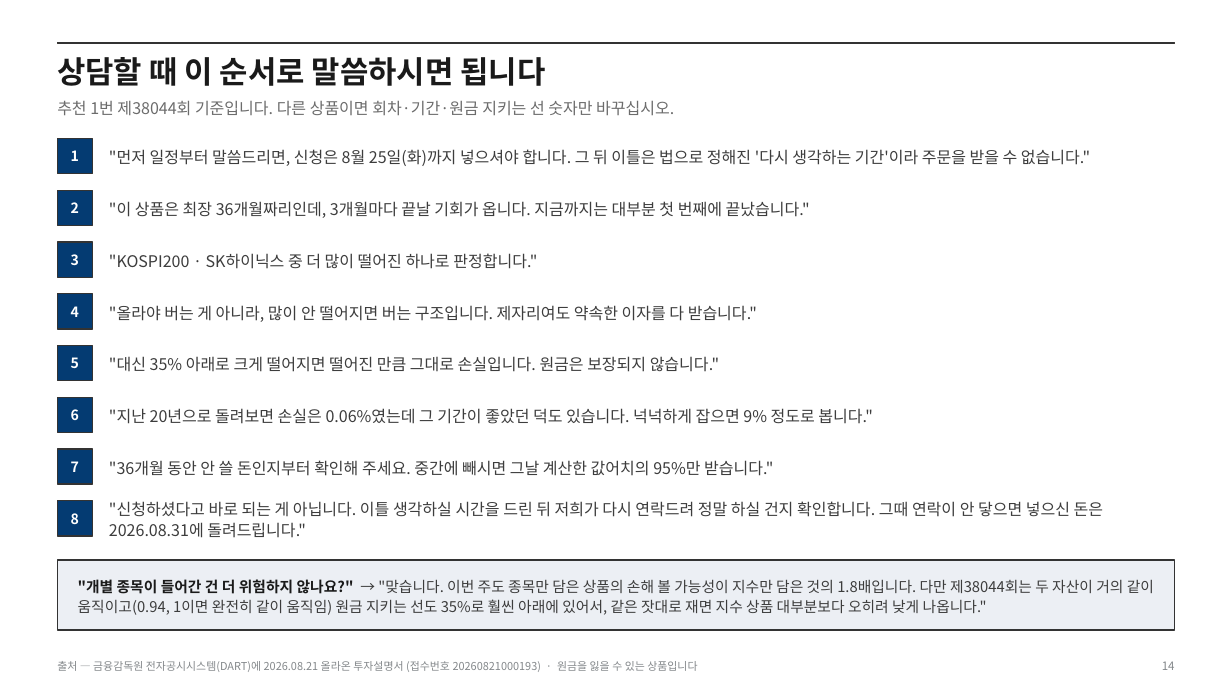
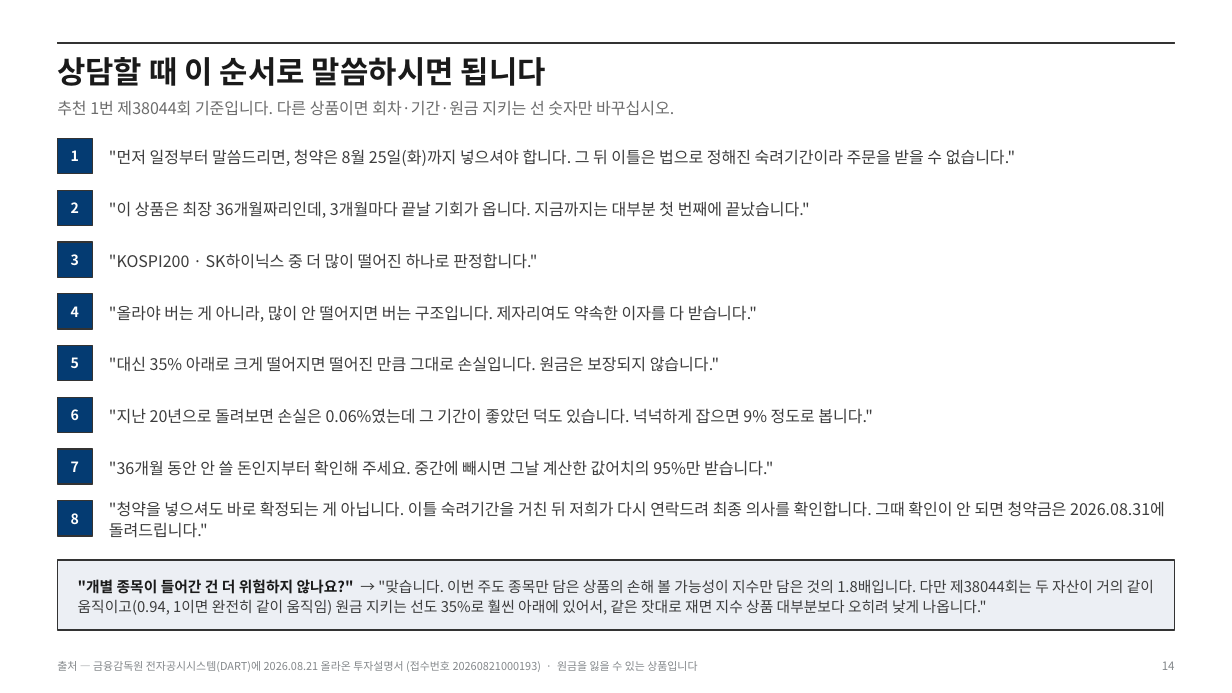
Before and after one commit to hanaroline/work_1, a slide deck: slide 14 of els-proposal.pptx. Drawn at 1232x693 pixels with LibreOffice and Linux fonts; fonts in the diff are those of the drawing. Boxes give left, top, right and bottom in pixels: in the first picture for what was removed or moved away, otherwise in the second. Text is boxed around its words. In the diff, an @@ line names an element or a change of style, - is before the commit and + after.

```diff
--- a/els-proposal.pptx
+++ b/els-proposal.pptx
@@ text at [109, 149, 1015, 166]: text changed @@
-"먼저 일정부터 말씀드리면, 신청은 8월 25일(화)까지 넣으셔야 합니다. 그 뒤 이틀은 법으로 정해진 '다시 생각하는 기간'이라 주문을 받을 수 없습니다."
+"먼저 일정부터 말씀드리면, 청약은 8월 25일(화)까지 넣으셔야 합니다. 그 뒤 이틀은 법으로 정해진 숙려기간이라 주문을 받을 수 없습니다."
@@ text at [109, 501, 1165, 538]: text changed @@
-"신청하셨다고 바로 되는 게 아닙니다. 이틀 생각하실 시간을 드린 뒤 저희가 다시 연락드려 정말 하실 건지 확인합니다. 그때 연락이 안 닿으면 넣으신 돈은 2026.08.31에 돌려드립니다."
+"청약을 넣으셔도 바로 확정되는 게 아닙니다. 이틀 숙려기간을 거친 뒤 저희가 다시 연락드려 최종 의사를 확인합니다. 그때 확인이 안 되면 청약금은 2026.08.31에 돌려드립니다."
```
Also in this commit, not shown: 4 other slides changed, 4 other files.
